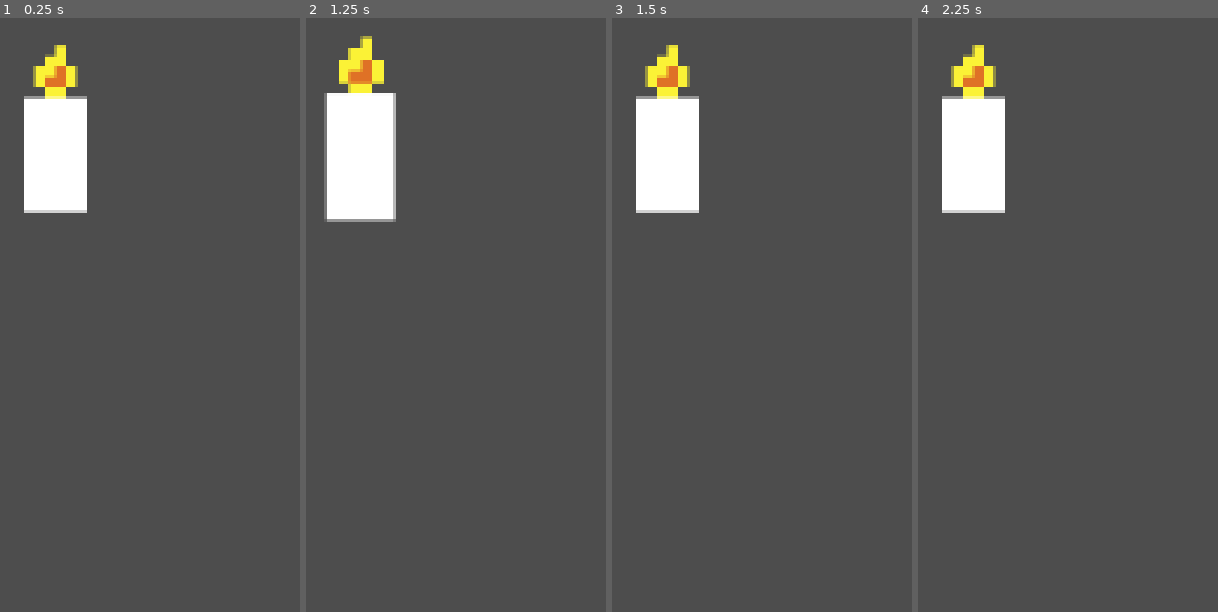
Above: before the commit, frames 1-4 (left to right).
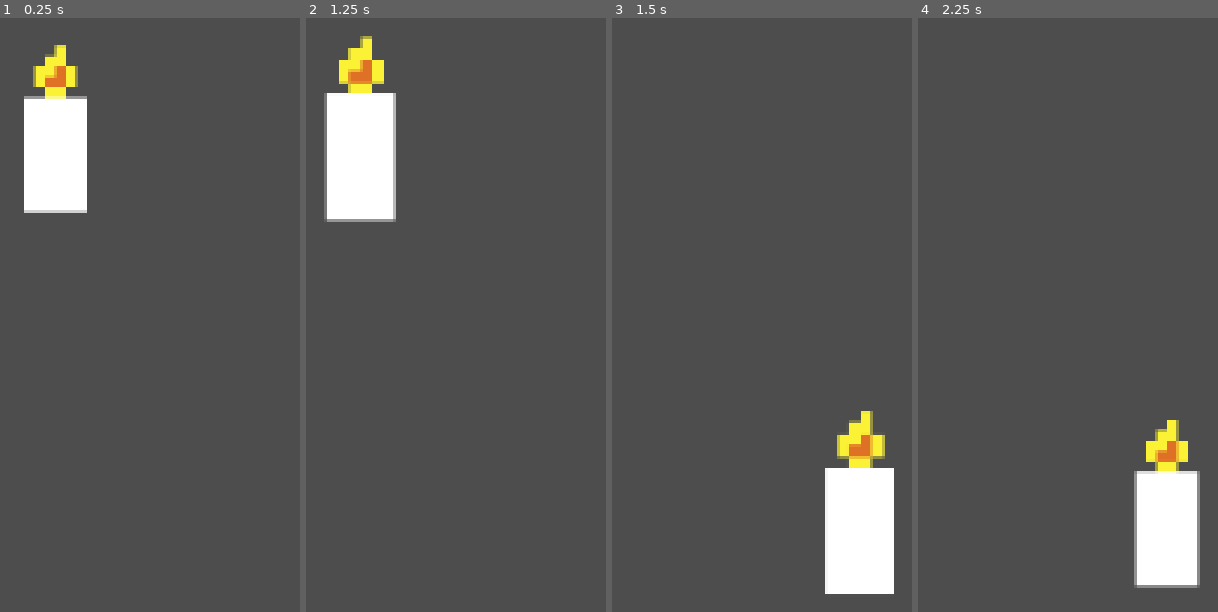
Above: after the commit, the same moments.

Repository: adrientremblay/ld55
Game: Godot game, scene res://scenes/main.tscn
Same seed, same stepped clock (60 frames per second), same inputs: the game is played once before the commit and once after it.
Inputs (mouse positions are in pixels of both pictures, inside the frame that each line leads up to):
- Up to frame 1 (0.25 s): no input
- Up to frame 2 (1.25 s): tap Enter at 0.5 s; move the mouse to (360, 130) at 0.52 s; press the mouse at (360, 130) at 0.53 s
- Up to frame 3 (1.5 s): tap Space at 1.25 s; move the mouse to (861, 505) at 1.27 s; release the mouse at (861, 505) at 1.28 s; click (861, 505) at 1.35 s
- Up to frame 4 (2.25 s): tap Enter at 2 s; move the mouse to (outside the picture) at 2.02 s; press the mouse at (outside the picture) at 2.03 s

Frames 1-2 are identical in both runs. In frame 3, 11% of the frame differs, in the area x 8-94%, y 4-97%; in frame 4, 10%.

Commit message:
Basic dragging

Diff:
--- a/project.godot
+++ b/project.godot
@@ -19,6 +19,14 @@
 
 Dragging="*res://scripts/dragging.gd"
 
+[input]
+
+click={
+"deadzone": 0.5,
+"events": [Object(InputEventMouseButton,"resource_local_to_scene":false,"resource_name":"","device":-1,"window_id":0,"alt_pressed":false,"shift_pressed":false,"ctrl_pressed":false,"meta_pressed":false,"button_mask":0,"position":Vector2(0, 0),"global_position":Vector2(0, 0),"factor":1.0,"button_index":1,"canceled":false,"pressed":false,"double_click":false,"script":null)
+]
+}
+
 [rendering]
 
 textures/canvas_textures/default_texture_filter=0
--- a/scenes/main.tscn
+++ b/scenes/main.tscn
@@ -6,6 +6,7 @@
 [node name="Node2D" type="Node2D"]
 
 [node name="Platform" parent="." instance=ExtResource("1_f5icy")]
+position = Vector2(598, 293)
 
 [node name="object" parent="." instance=ExtResource("2_5ocog")]
 position = Vector2(253, 176)
--- a/scripts/object.gd
+++ b/scripts/object.gd
@@ -3,6 +3,7 @@
 var draggable = false
 var is_inside_droppable = false
 var body_ref
+var offset: Vector2
 
 # Called when the node enters the scene tree for the first time.
 func _ready() -> void:
@@ -10,7 +11,17 @@
 
 # Called every frame. 'delta' is the elapsed time since the previous frame.
 func _process(delta: float) -> void:
-	pass
+	if not draggable:
+		return
+	if Input.is_action_just_pressed("click"):
+		offset = get_global_mouse_position() - global_position
+	if Input.is_action_pressed("click"):
+		global_position = get_global_mouse_position() - offset
+	elif Input.is_action_just_released("click"):
+		Dragging.is_dragging = false
+		var tween = get_tree().create_tween()
+		if is_inside_droppable:
+			tween.tween_property(self, "position", body_ref.position, 0.2).set_ease(Tween.EASE_OUT)
 
 func _on_area_2d_mouse_entered() -> void:
 	if Dragging.is_dragging:
@@ -28,8 +39,16 @@
 
 
 func _on_area_2d_body_entered(body: Node2D) -> void:
-	pass # Replace with function body.
+	if not body.is_in_group("droppable"):
+		return
 
+	is_inside_droppable = true
+	body.modulate = Color(Color.REBECCA_PURPLE, 1)
+	body_ref = body
 
 func _on_area_2d_body_exited(body: Node2D) -> void:
-	pass # Replace with function body.
+	if not body.is_in_group("droppable"):
+		return
+
+	is_inside_droppable = false
+	body.modulate = Color(Color.REBECCA_PURPLE, 0.7)
